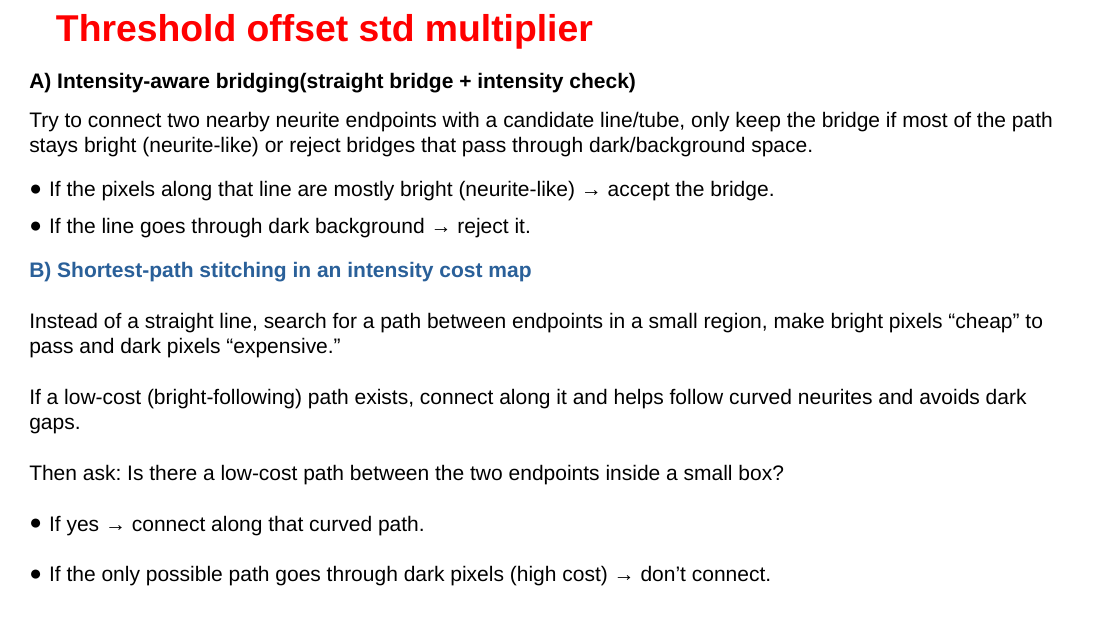
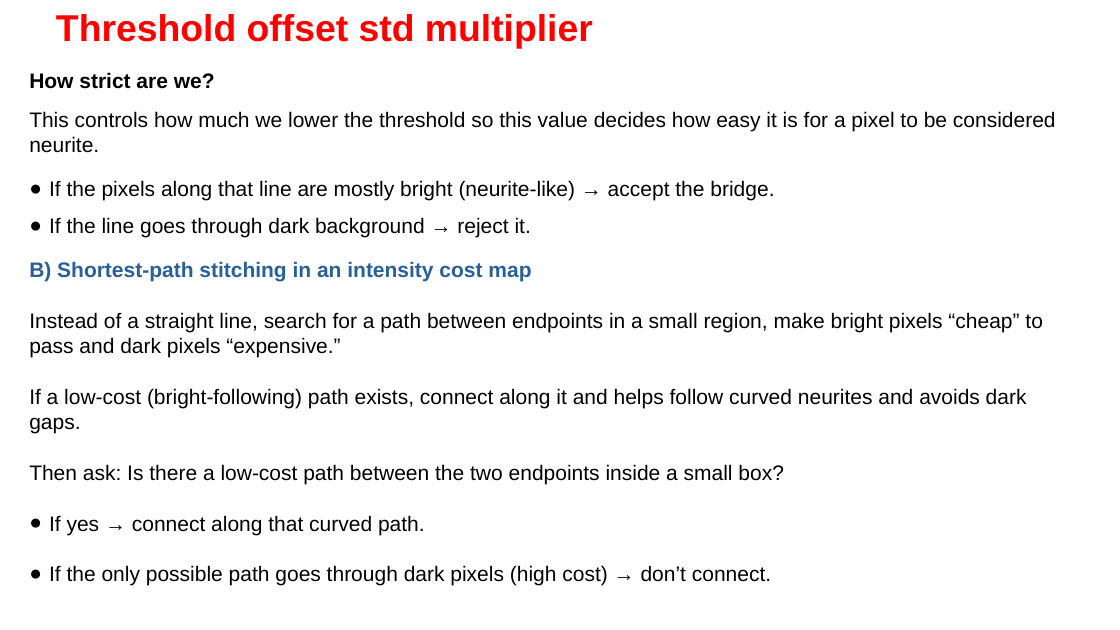
Before and after one commit to Nahuel88Ar/Lysosomes, a slide deck: slide 13 of UPDATE 19-2.pptx (slide 12 before the commit). Drawn at 1120x630 pixels with LibreOffice and Linux fonts; fonts in the diff are those of the drawing; background and template pictures are left out. Boxes give left, top, right and bottom in pixels: in the first picture for what was removed or moved away, otherwise in the second. Text is boxed around its words. In the diff, an @@ line names an element or a change of style, - is before the commit and + after.

```diff
--- a/UPDATE 19-2.pptx
+++ b/UPDATE 19-2.pptx
@@ text at (x1=29, y1=72, x2=1056, y2=153): text changed @@
-A) Intensity-aware bridging(straight bridge + intensity check)
-Try to connect two nearby neurite endpoints with a candidate line/tube, only keep the bridge if most of the path stays bright (neurite-like) or reject bridges that pass through dark/background space.
+How strict are we?
+This controls how much we lower the threshold so this value decides how easy it is for a pixel to be considered neurite.
```
Also in this commit, not shown: 1 other slide changed, 2 slides added, 1 slide removed, 1 other file.
